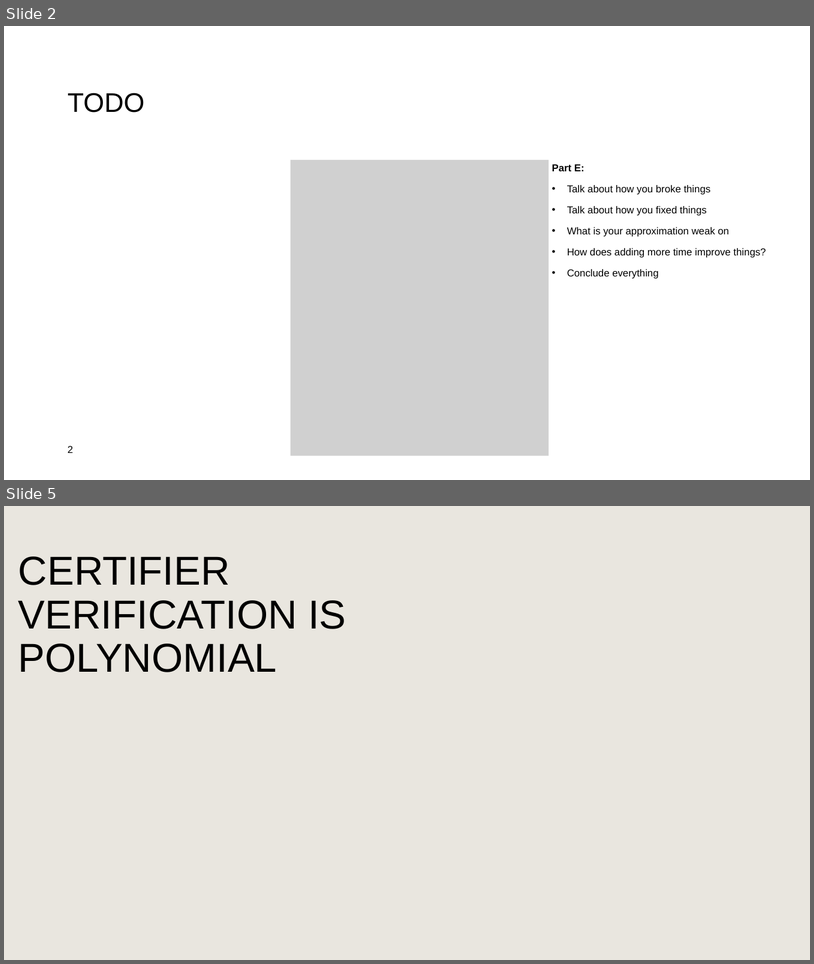
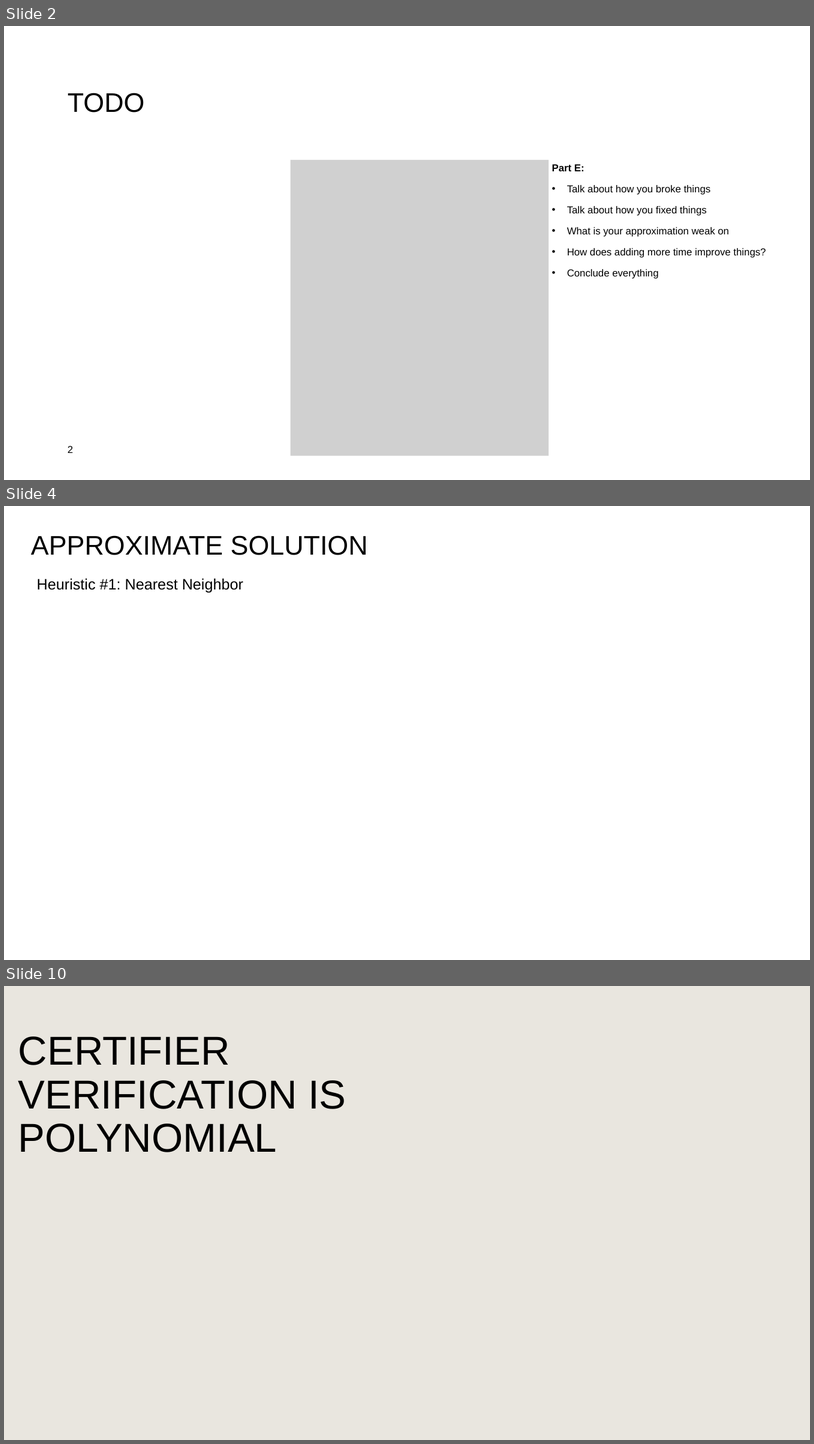
Before and after one commit to PictureOfGray/CS412-Team-NAME, a slide deck: presentations/TeamNAMETSP.pptx. Shown one above the other, each under a label of ours: slides 2 and 5 before the commit, slides 2, 4 and 10 after it; the slides between them are not shown. The pictures are 814x964 and 814x1444 pixels, drawn with LibreOffice and Linux fonts; fonts in the diff are those of the drawing; grey boxes stand for pictures; background and template pictures are left out. Boxes give left, top, right and bottom in pixels: in the first picture for what was removed or moved away, otherwise in the second. Text is boxed around its words. In the diff, an @@ line names an element or a change of style, - is before the commit and + after.

```diff
--- a/presentations/TeamNAMETSP.pptx
+++ b/presentations/TeamNAMETSP.pptx
@@ slide 4 added at (4,506,810,960), background #FFFFFF @@
@@ title added at (31,535,368,555), 32 pt, text #000000 @@
+APPROXIMATE SOLUTION
@@ text added at (37,578,243,593), 18 pt, text #000000 @@
+Heuristic #1: Nearest Neighbor
@@ what was slide 5 is now slide 10 @@
```
Also in this commit, not shown: 6 other slides added, 2 slides removed, 3 other files.
